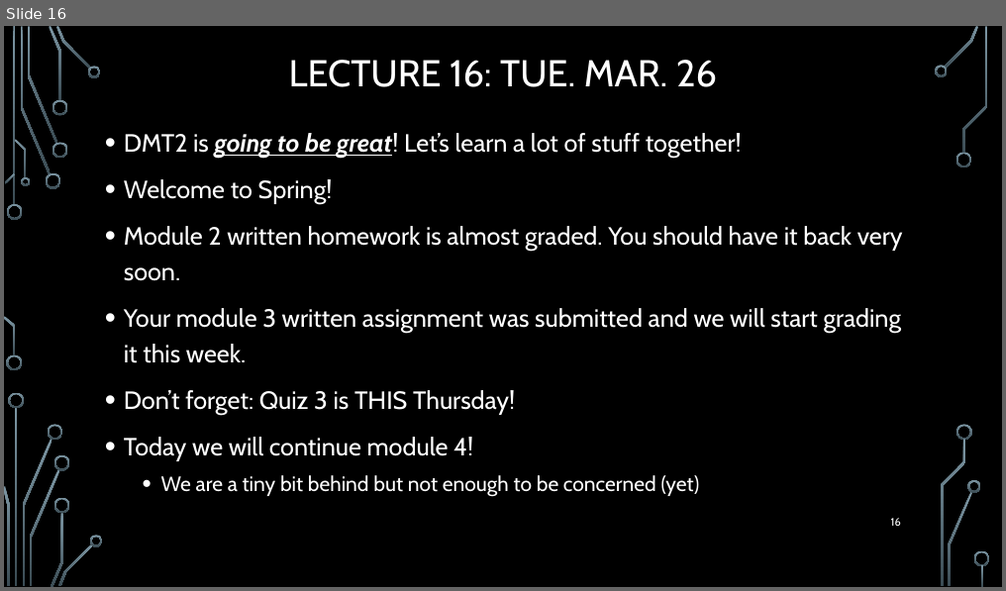
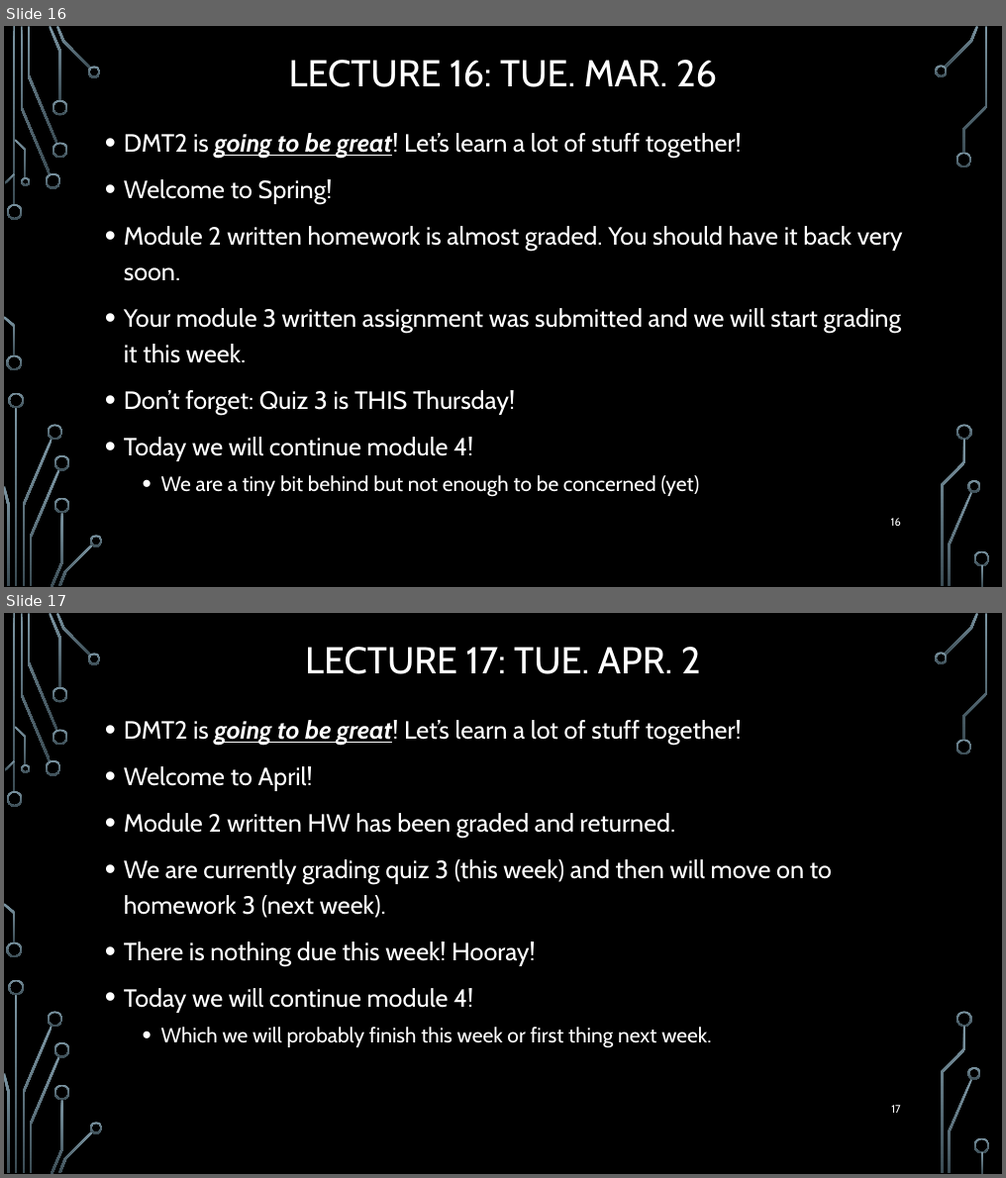
Before and after one commit to markfloryan/dmt2, a slide deck: slides/00-DailyAnnouncements.pptx. Shown one above the other, each under a label of ours: slide 16 before the commit, slides 16 and 17 after it. The pictures are 1006x591 and 1006x1178 pixels, drawn with LibreOffice and Linux fonts; fonts in the diff are those of the drawing; background and template pictures are left out. Boxes give left, top, right and bottom in pixels: in the first picture for what was removed or moved away, otherwise in the second. Text is boxed around its words. In the diff, an @@ line names an element or a change of style, - is before the commit and + after.

```diff
--- a/slides/00-DailyAnnouncements.pptx
+++ b/slides/00-DailyAnnouncements.pptx
@@ slide 17 added at (4,613,1002,1174), background picture (left out); not listed: 36 template elements that a slide beside it also shows @@
@@ title added at (305,647,701,674), 36 pt, text #FFFFFF @@
+LECTURE 17: TUE. APR. 2
@@ text added at (124,720,832,1049), 24 pt, text #FFFFFF @@
+• DMT2 is going to be great! Let’s learn a lot of stuff together!
+• Welcome to April!
+• Module 2 written HW has been graded and returned.
+• We are currently grading quiz 3 (this week) and then will move on to homework 3 (next week).
+• There is nothing due this week! Hooray!
+• Today we will continue module 4!
+  • Which we will probably finish this week or first thing next week.
@@ page number added at (891,1105,900,1113), 10.5 pt, text #FFFFFF @@
+17
```
Also in this commit, not shown: 3 other files.
